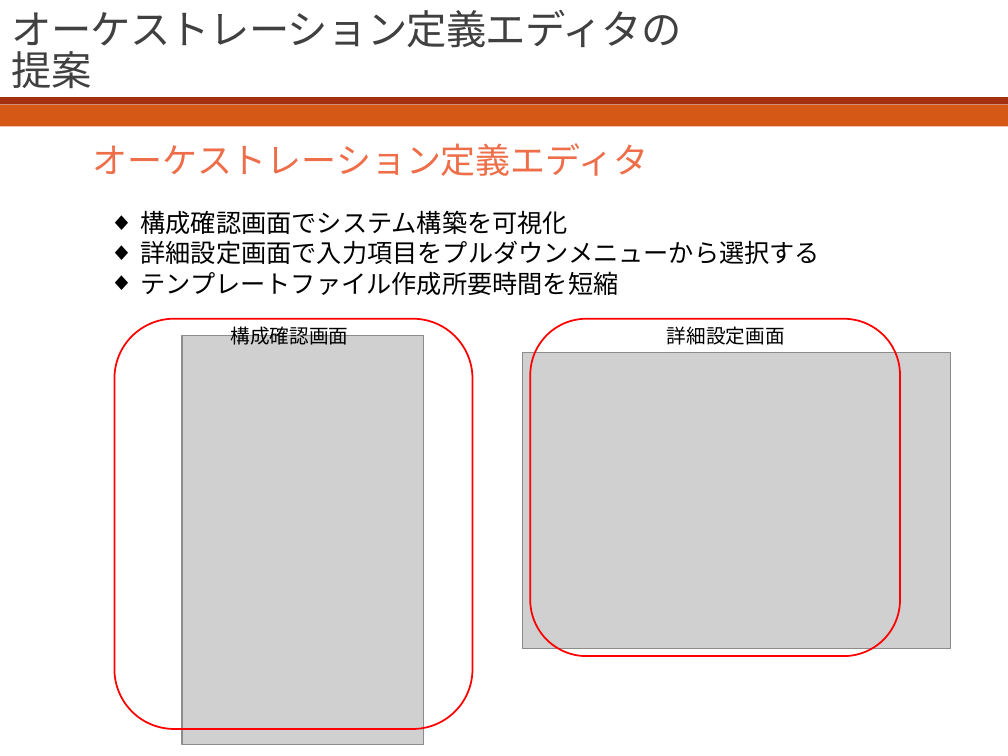
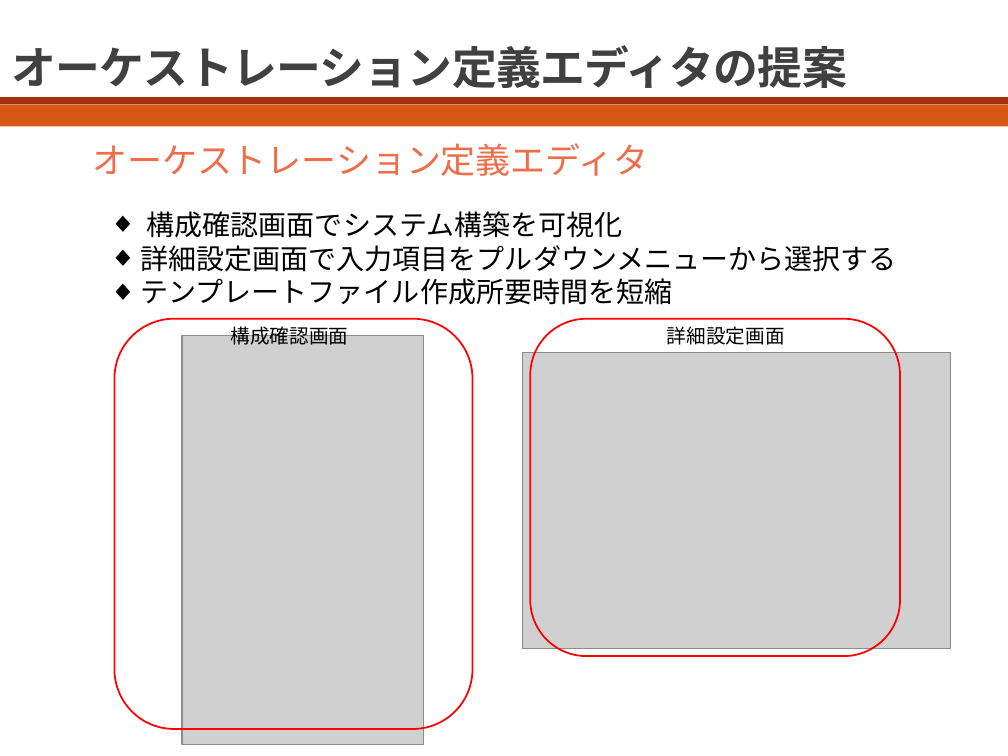
Before and after one commit to bokuhide/GUIToolCreate, a slide deck: slide 6 of 卒業論文本体/発表用スライド.pptx. Drawn at 1008x756 pixels with LibreOffice and Linux fonts; fonts in the diff are those of the drawing; grey boxes stand for pictures. Boxes give left, top, right and bottom in pixels: in the first picture for what was removed or moved away, otherwise in the second. Text is boxed around its words. In the diff, an @@ line names an element or a change of style, - is before the commit and + after.

```diff
--- a/卒業論文本体/発表用スライド.pptx
+++ b/卒業論文本体/発表用スライド.pptx
@@ title "オーケストレーション定義エディタの提案" at bbox=[12, 45, 847, 88]: size 28.8 to 32 pt, bold on @@
@@ text "構成確認画面でシステム構築を可視化" at bbox=[140, 211, 896, 305]: size 18 to 20 pt; indent changed @@
```
Also in this commit, not shown: 5 other slides changed, 6 slides added, 1 slide removed, 10 other files.
